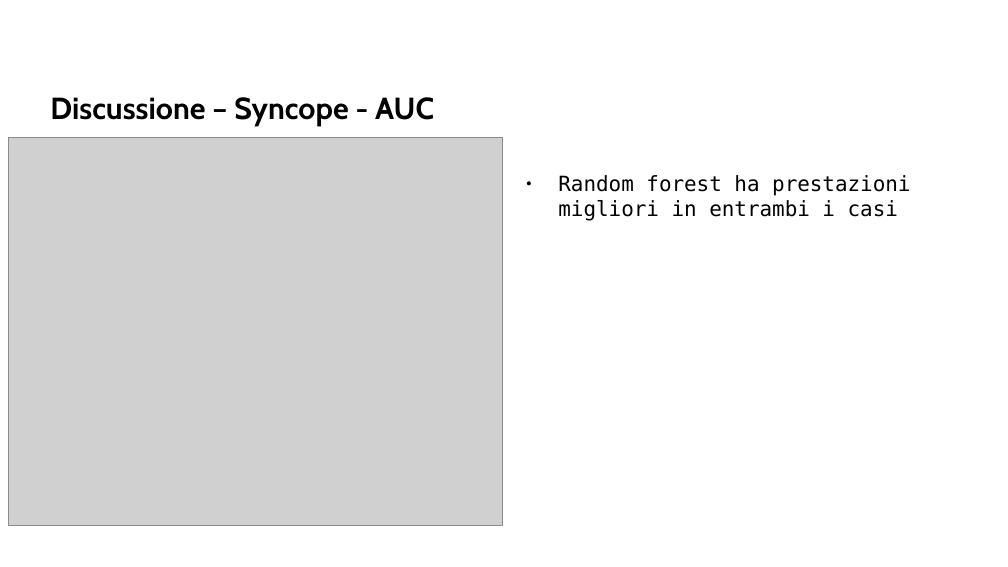
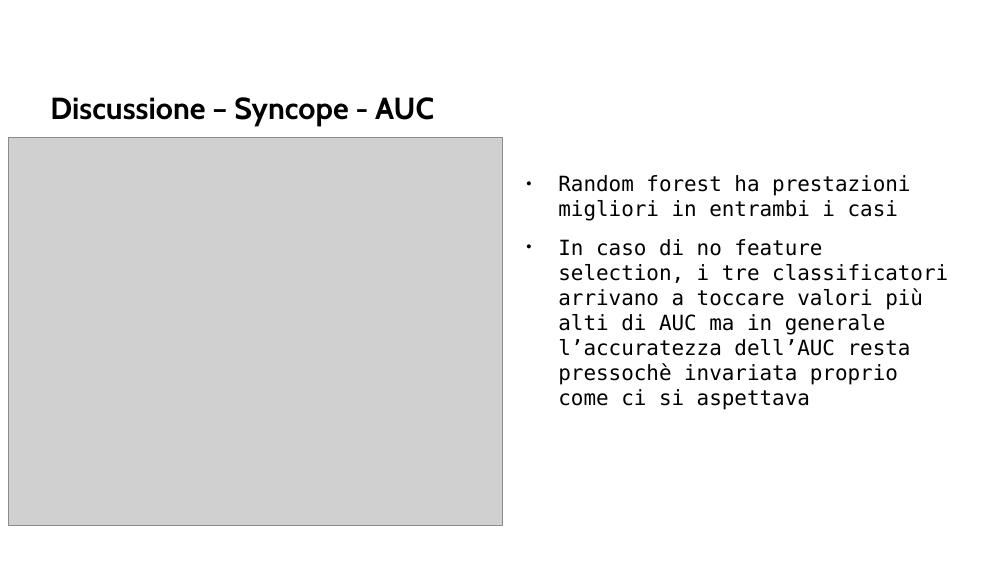
Before and after one commit to AlessDea/ISW2_milestone2, a slide deck: slide 17 of presentazione/isw2_ml.odp. Drawn at 1008x567 pixels with LibreOffice and Linux fonts; fonts in the diff are those of the drawing; grey boxes stand for pictures; background and template pictures are left out. Boxes give left, top, right and bottom in pixels: in the first picture for what was removed or moved away, otherwise in the second. Text is boxed around its words. In the diff, an @@ line names an element or a change of style, - is before the commit and + after.

```diff
--- a/presentazione/isw2_ml.odp
+++ b/presentazione/isw2_ml.odp
@@ text at (x1=558, y1=239, x2=948, y2=410): paragraph added @@
+● In caso di no feature selection, i tre classificatori arrivano a toccare valori più alti di AUC ma in generale l’accuratezza dell’AUC resta pressochè invariata proprio come ci si aspettava
```
Also in this commit, not shown: 13 other slides changed, 4 slides added, 3 slides removed, 2 other files.
